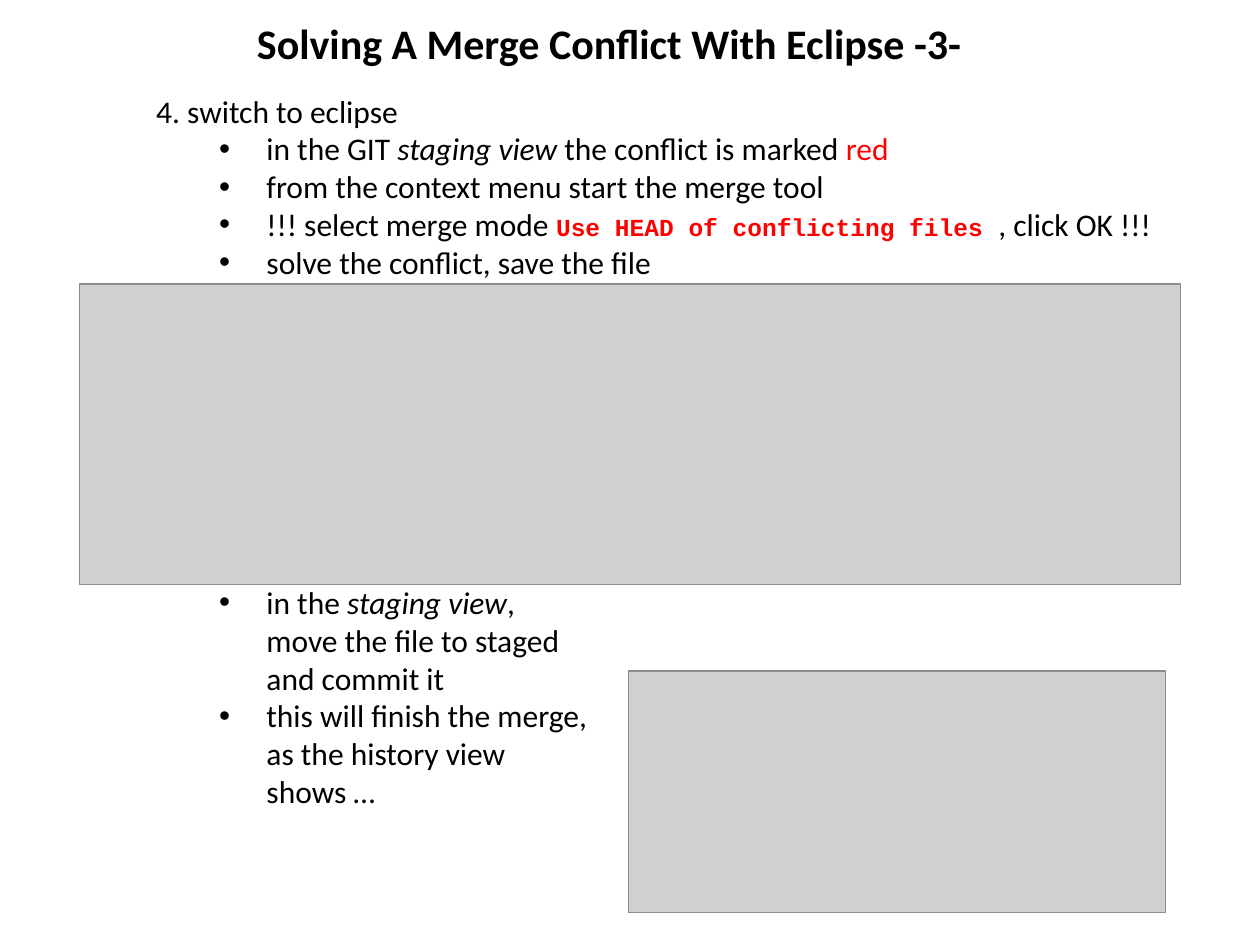
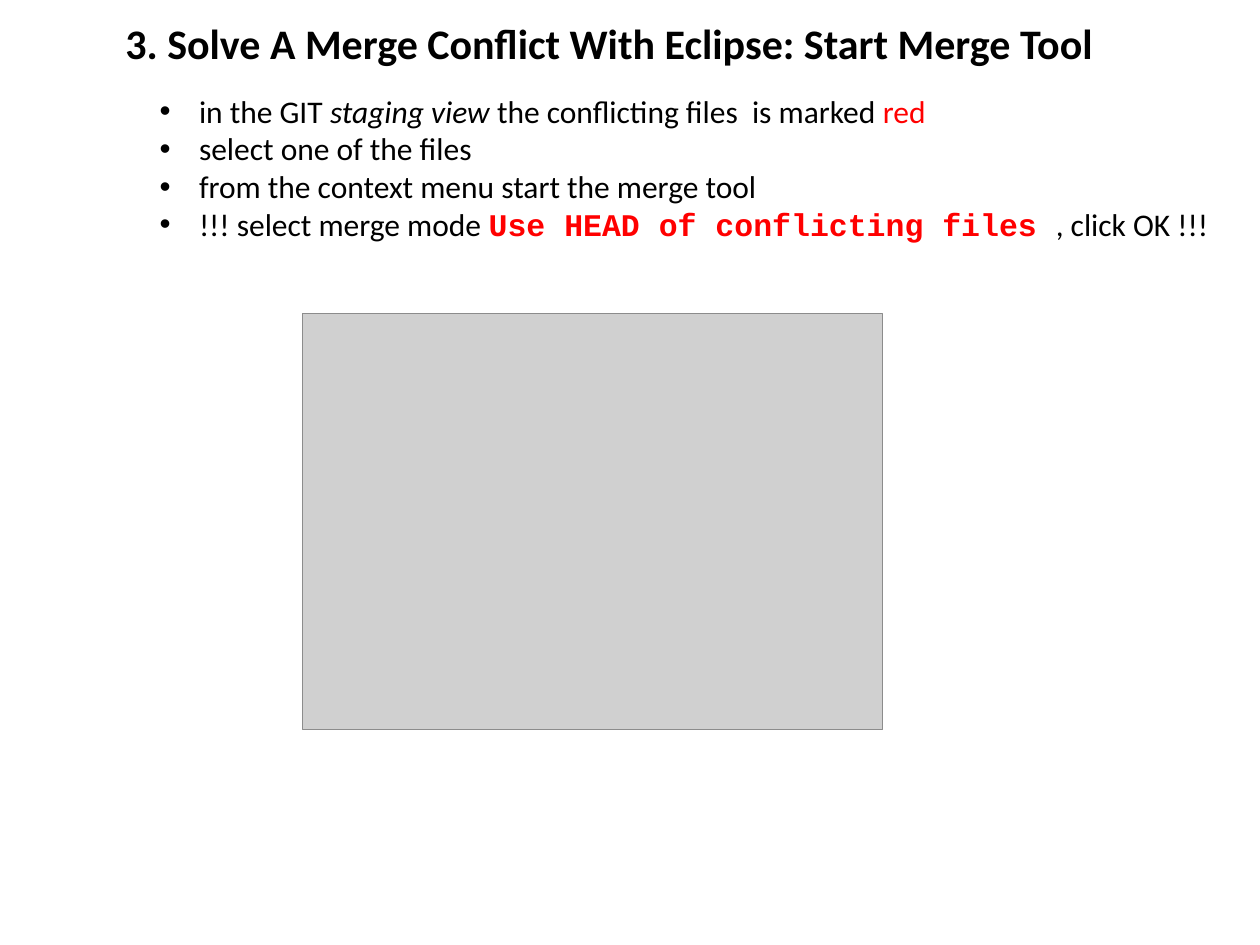
Before and after one commit to hanbei/git_tutorial, a slide deck: slide 26 of architektur.pptx. Drawn at 1260x945 pixels with LibreOffice and Linux fonts; fonts in the diff are those of the drawing; grey boxes stand for pictures. Boxes give left, top, right and bottom in pixels: in the first picture for what was removed or moved away, otherwise in the second. Text is boxed around its words. In the diff, an @@ line names an element or a change of style, - is before the commit and + after.

```diff
--- a/architektur.pptx
+++ b/architektur.pptx
@@ title at [125,29,1093,66]: text changed @@
-Solving A Merge Conflict With Eclipse -3-
+3. Solve A Merge Conflict With Eclipse: Start Merge Tool
@@ text "in the GIT staging view ...": place and size @@
-text "in the GIT staging view ..." at [156,101,1113,804]
+text "in the GIT staging view ..." at [199,101,1170,243]
@@ text at [199,101,926,161]: text changed @@
-4. switch to eclipse
-  • in the GIT staging view the conflict is marked red
+  • in the GIT staging view the conflicting files is marked red
+  • select one of the files
@@ text at [199,176,1170,243]: size 14 to 18 pt in "Use HEAD of conflicting files"; indent changed @@
@@ text at [266,252,651,804]: paragraphs removed @@
-  • solve the conflict, save the file
-  • in the staging view,
-    move the file to staged
-    and commit it
-  • this will finish the merge,
-    as the history view
-    shows …
@@ picture removed at [79,284,1181,585] @@
@@ picture added at [302,314,882,730] @@
@@ picture removed at [629,670,1166,912] @@
```
Also in this commit, not shown: 19 other slides changed, 6 slides added, 3 slides removed, 1 other file.
